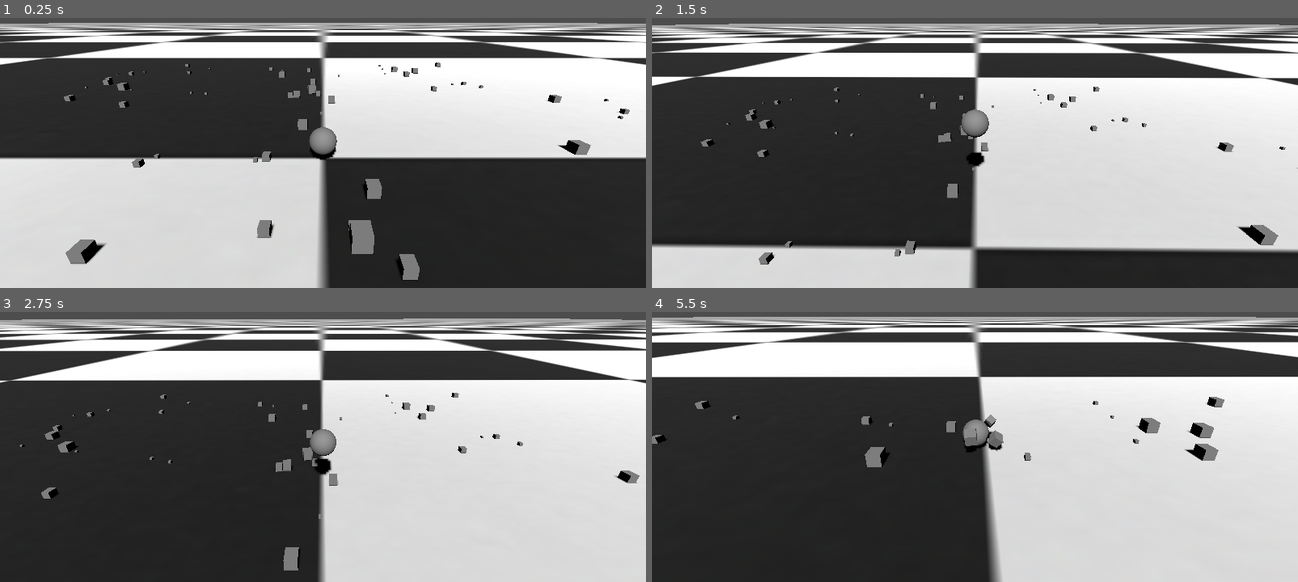
Above: before the commit, frames 1-4 (two rows, left to right).
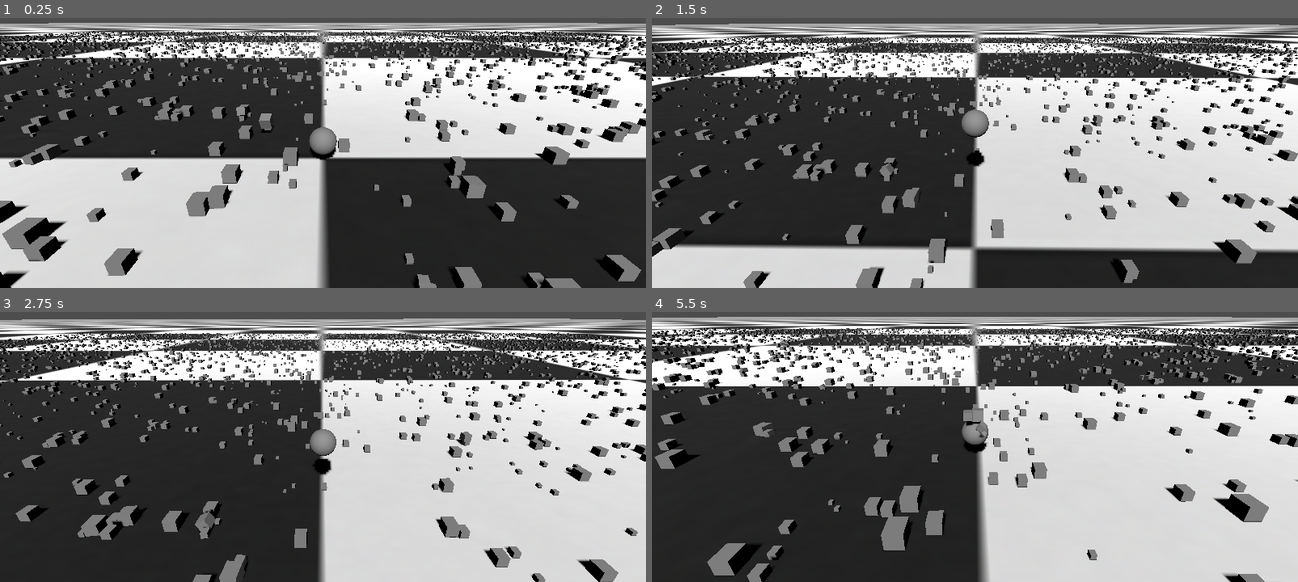
Above: after the commit, the same moments.

Repository: ericso/katamari-clone-spike
Game: Godot game, scene res://Scenes/Main/Main.tscn
The game is run twice, just before and just after one commit, with the same random seed, the same clock (stepped at 60 frames per second) and the same inputs. Before the commit the project starts from res://main.tscn.
Inputs (mouse positions are in pixels of both pictures, inside the frame that each line leads up to):
- Up to frame 1 (0.25 s): no input
- Up to frame 2 (1.5 s): move the mouse to (1007, 104) at 0.52 s; hold W (move_forward) from 0.53 s (still down); tap Space (jump) at 0.6, 0.77, 1.07, 1.35 s; move the mouse to (942, 107) at 1.27 s
- Up to frame 3 (2.75 s): keep holding W (move_forward); tap Space (jump) at 1.52, 1.82, 2.1 s; move the mouse to (335, 393) at 2.02 s
- Up to frame 4 (5.5 s): keep holding W (move_forward); move the mouse to (968, 406) at 2.77 s; tap Space (jump) at 2.85, 3.02, 3.32, 3.6, 3.77, 4.07, 4.35, 4.52, 4.82, 5.1 s; move the mouse to (1020, 403) at 3.52 s; move the mouse to (923, 395) at 4.27 s; move the mouse to (981, 401) at 5.02 s

The runs differ from the first frame. In frame 1, 17% of the frame differs, in the area x 0-100%, y 4-100%; in frame 2, 13%; in frame 3, 13%; in frame 4, 24%, in the area x 0-100%, y 1-100%.

Commit message:
refactoring

Diff:
--- a/ball.gd
+++ b/Scenes/Ball/Ball.gd
@@ -8,14 +8,7 @@
 @export var jump_force := 10.0
 var can_jump := false
 
-var camera_rig: Node3D # camera following the ball
-
 func _ready():
-	# Find CameraRig anywhere in the scene tree
-	camera_rig = get_tree().root.get_node("Main/CameraRig")  # Adjust path if needed
-	if camera_rig == null:
-		push_error("Could not find CameraRig!")
-
 	contact_monitor = true
 	max_contacts_reported = 32
 	body_entered.connect(_on_body_entered)
@@ -24,48 +17,7 @@
 	$GroundCheck.enabled = true
 
 func _physics_process(_delta):
-	# handle camera (TODO move this to utility func)
-	if camera_rig == null:
-		return
-
-	if $GroundCheck.is_colliding():
-		can_jump = true
-	else:
-		can_jump = false
-
-	var input_dir = Vector3.ZERO
-	if Input.is_action_pressed("move_forward"):
-		input_dir.z -= 1
-	if Input.is_action_pressed("move_back"):
-		input_dir.z += 1
-	if Input.is_action_pressed("move_left"):
-		input_dir.x -= 1
-	if Input.is_action_pressed("move_right"):
-		input_dir.x += 1
-	if Input.is_action_just_pressed("jump") and can_jump:
-		apply_impulse(Vector3.UP * jump_force)
-		can_jump = false
-
-	input_dir = input_dir.normalized()
-	if input_dir == Vector3.ZERO:
-		return
-
-	var cam_basis = camera_rig.global_transform.basis
-	var forward = cam_basis.z
-	var right = cam_basis.x
-
-	forward.y = 0
-	right.y = 0
-	forward = forward.normalized()
-	right = right.normalized()
-
-	var move_vec = (forward * input_dir.z + right * input_dir.x).normalized()
-	var torque = Vector3(move_vec.z, 0, -move_vec.x) * move_force
-	apply_torque_impulse(torque)
-
-	# Clamp spin
-	if angular_velocity.length() > max_angular_speed:
-		angular_velocity = angular_velocity.normalized() * max_angular_speed
+	handle_movement(Camera.get_camera_basis())
 
 func _on_body_entered(body: Node) -> void:
 	if body is RigidBody3D and body.is_in_group("stickable") and not body.has_meta("stuck"):
@@ -92,3 +44,45 @@
 		mass += 0.5
 
 		body.queue_free()
+
+# handle_movement handles moving the ball
+# This function is meant to be called on every physics process loop
+func handle_movement(camera_basis: Basis) -> void:
+	if $GroundCheck.is_colliding():
+		can_jump = true
+	else:
+		can_jump = false
+
+	var input_dir = Vector3.ZERO
+	if Input.is_action_pressed("move_forward"):
+		input_dir.z -= 1
+	if Input.is_action_pressed("move_back"):
+		input_dir.z += 1
+	if Input.is_action_pressed("move_left"):
+		input_dir.x -= 1
+	if Input.is_action_pressed("move_right"):
+		input_dir.x += 1
+	if Input.is_action_just_pressed("jump") and can_jump:
+		apply_impulse(Vector3.UP * jump_force)
+		can_jump = false
+
+	input_dir = input_dir.normalized()
+	if input_dir == Vector3.ZERO:
+		return
+
+	# movement is dependent on the direction in which the camera is pointed
+	var forward = camera_basis.z
+	var right = camera_basis.x
+
+	forward.y = 0
+	right.y = 0
+	forward = forward.normalized()
+	right = right.normalized()
+
+	var move_vec = (forward * input_dir.z + right * input_dir.x).normalized()
+	var torque = Vector3(move_vec.z, 0, -move_vec.x) * move_force
+	apply_torque_impulse(torque)
+
+	# Clamp spin
+	if angular_velocity.length() > max_angular_speed:
+		angular_velocity = angular_velocity.normalized() * max_angular_speed
--- a/ball.tscn
+++ b/Scenes/Ball/Ball.tscn
@@ -1,6 +1,6 @@
 [gd_scene load_steps=4 format=3 uid="uid://b2si5snpmegr6"]
 
-[ext_resource type="Script" uid="uid://bjsp388o1qlkc" path="res://ball.gd" id="1_x8fbi"]
+[ext_resource type="Script" uid="uid://bjsp388o1qlkc" path="res://Scenes/Ball/Ball.gd" id="1_x8fbi"]
 
 [sub_resource type="SphereShape3D" id="SphereShape3D_41u45"]
 
--- /dev/null
+++ b/Scenes/Globals/Camera/Camera.gd
@@ -0,0 +1,12 @@
+extends Node
+
+var camera_rig: Node3D = null
+
+func set_camera(cam: Node3D) -> void:
+	camera_rig = cam
+
+func get_camera_basis() -> Basis:
+	if camera_rig == null:
+		push_warning("Camera not set in CameraUtils")
+		return Basis()
+	return camera_rig.global_transform.basis
--- a/main.gd
+++ b/Scenes/Globals/Spawner/Spawner.gd
@@ -1,13 +1,12 @@
 extends Node
 
-@export var box_scene: PackedScene # Assign Box.tscn in the Inspector
-@export var box_count := 100
-@export var scatter_radius := 20.0
+@export var box_scene: PackedScene
+@export var box_count := 10000
+@export var scatter_radius := 100.0
 
-func _ready():
-	randomize()
+func spawn_objects():
 	for i in box_count:
-		spawn_scaled_box()
+		Spawner.spawn_scaled_box()
 
 func spawn_scaled_box():
 	var box := box_scene.instantiate()
--- /dev/null
+++ b/Scenes/Globals/Spawner/Spawner.tscn
@@ -0,0 +1,8 @@
+[gd_scene load_steps=3 format=3 uid="uid://cn6uf05q7f77u"]
+
+[ext_resource type="Script" uid="uid://b7w1qe66hjqob" path="res://Scenes/Globals/Spawner/Spawner.gd" id="1_clua8"]
+[ext_resource type="PackedScene" uid="uid://ch563stkpebmb" path="res://Scenes/Objects/Box.tscn" id="2_6acud"]
+
+[node name="Spawner" type="Node"]
+script = ExtResource("1_clua8")
+box_scene = ExtResource("2_6acud")
--- a/camera_rig.gd
+++ b/Scenes/Main/CameraRig.gd
@@ -16,6 +16,7 @@
 var target: Node3D # target is the ball being followed by the camera
 
 func _ready() -> void:
+	Camera.set_camera(self)
 	target = get_node(target_path)
 	Input.set_mouse_mode(Input.MOUSE_MODE_CAPTURED)
 
--- /dev/null
+++ b/Scenes/Main/Main.gd
@@ -0,0 +1,4 @@
+extends Node
+
+func _ready():
+	Spawner.spawn_objects()
--- a/main.tscn
+++ b/Scenes/Main/Main.tscn
@@ -1,16 +1,15 @@
-[gd_scene load_steps=9 format=3 uid="uid://bu3f7caahamu5"]
+[gd_scene load_steps=8 format=3 uid="uid://bu3f7caahamu5"]
 
-[ext_resource type="Script" uid="uid://cjhn3y47klach" path="res://main.gd" id="1_1bvp3"]
-[ext_resource type="Texture2D" uid="uid://b4q3kmtk6okms" path="res://checkerboard.png" id="1_h2yge"]
-[ext_resource type="PackedScene" uid="uid://b2si5snpmegr6" path="res://ball.tscn" id="1_ig7tw"]
-[ext_resource type="Script" uid="uid://cqt2adrs30kiw" path="res://camera_rig.gd" id="2_0xm2m"]
-[ext_resource type="PackedScene" uid="uid://ch563stkpebmb" path="res://box.tscn" id="2_lquwl"]
+[ext_resource type="Script" uid="uid://cjhn3y47klach" path="res://Scenes/Main/Main.gd" id="1_i3fi7"]
+[ext_resource type="Texture2D" uid="uid://b4q3kmtk6okms" path="res://checkerboard.png" id="2_o8wgc"]
+[ext_resource type="PackedScene" uid="uid://b2si5snpmegr6" path="res://Scenes/Ball/Ball.tscn" id="3_w20t6"]
+[ext_resource type="Script" uid="uid://cqt2adrs30kiw" path="res://Scenes/Main/CameraRig.gd" id="4_aw1lf"]
 
 [sub_resource type="BoxShape3D" id="BoxShape3D_7dm0k"]
 size = Vector3(1000, 2, 1000)
 
 [sub_resource type="StandardMaterial3D" id="StandardMaterial3D_1bvp3"]
-albedo_texture = ExtResource("1_h2yge")
+albedo_texture = ExtResource("2_o8wgc")
 uv1_scale = Vector3(10, 10, 0)
 
 [sub_resource type="BoxMesh" id="BoxMesh_7dm0k"]
@@ -18,8 +17,7 @@
 size = Vector3(1000, 2, 1000)
 
 [node name="Main" type="Node"]
-script = ExtResource("1_1bvp3")
-box_scene = ExtResource("2_lquwl")
+script = ExtResource("1_i3fi7")
 
 [node name="Ground" type="StaticBody3D" parent="."]
 transform = Transform3D(1, 0, 0, 0, 1, 0, 0, 0, 1, 0, -1, 0)
@@ -36,11 +34,14 @@
 transform = Transform3D(1, 0, 0, 0, 0.707107, 0.707107, 0, -0.707107, 0.707107, 0, 71, 63)
 shadow_enabled = true
 
-[node name="Ball" parent="." instance=ExtResource("1_ig7tw")]
+[node name="Ball" parent="." instance=ExtResource("3_w20t6")]
 transform = Transform3D(1, 0, 0, 0, 1, 0, 0, 0, 1, 0, 1, 0)
+stuck_parts_container_path = NodePath("StuckParts")
+move_force = 3.0
+jump_force = 10.0
 
 [node name="CameraRig" type="Node3D" parent="."]
-script = ExtResource("2_0xm2m")
+script = ExtResource("4_aw1lf")
 target_path = NodePath("../Ball")
 
 [node name="SpringArm" type="SpringArm3D" parent="CameraRig"]
--- a/project.godot
+++ b/project.godot
@@ -14,6 +14,11 @@
 run/main_scene="uid://bu3f7caahamu5"
 config/features=PackedStringArray("4.4", "GL Compatibility")
 config/icon="res://icon.svg"
+
+[autoload]
+
+Spawner="*res://Scenes/Globals/Spawner/Spawner.tscn"
+Camera="*res://Scenes/Globals/Camera/Camera.gd"
 
 [input]
 
Renamed: ball.gd.uid -> Scenes/Ball/Ball.gd.uid
Not shown, added: Scenes/Globals/Camera/Camera.gd.uid
Not shown, added: Scenes/Globals/Spawner/Spawner.gd.uid
Renamed: camera_rig.gd.uid -> Scenes/Main/CameraRig.gd.uid
Renamed: main.gd.uid -> Scenes/Main/Main.gd.uid
Renamed: box.tscn -> Scenes/Objects/Box.tscn
